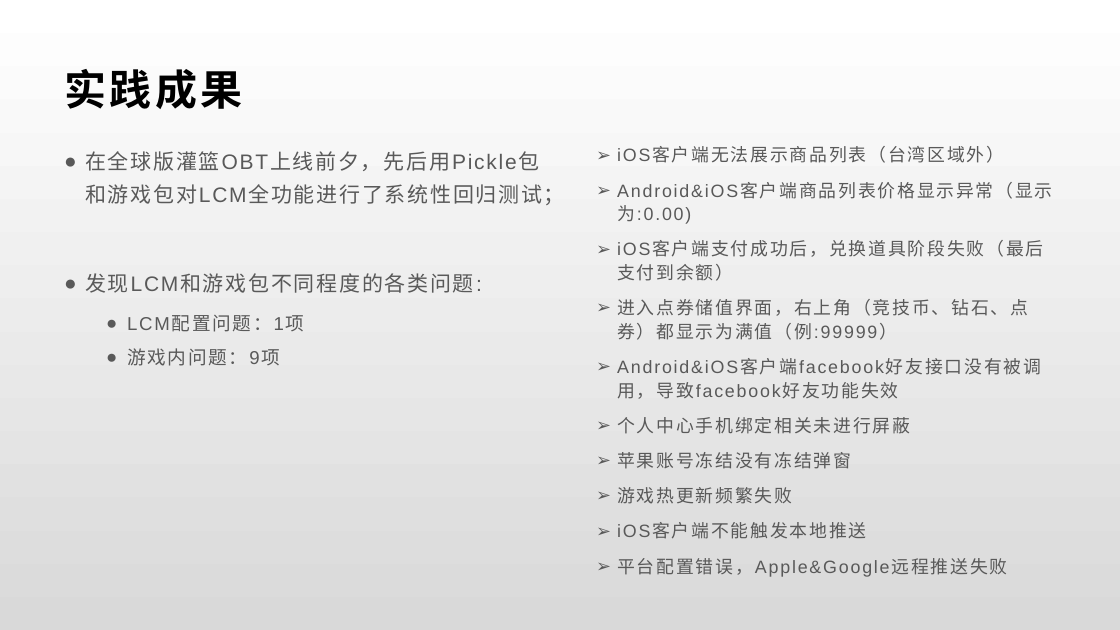
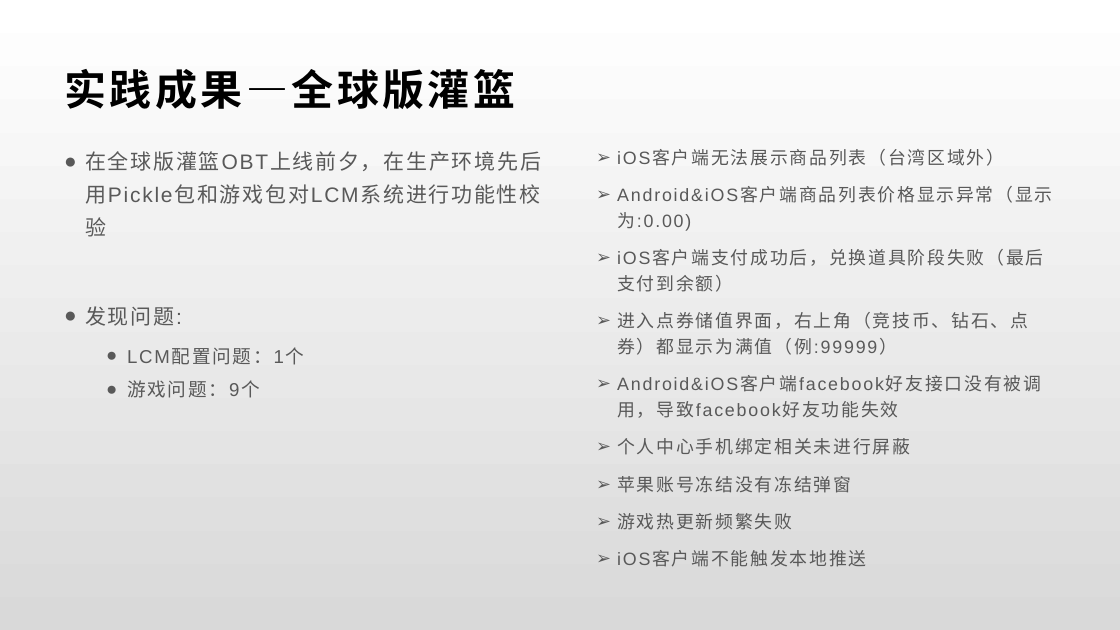
Before and after one commit to Rexixe1993/JavaScriptLesson, a slide deck: slide 4 of 全球版灌篮OBT复盘总结.pptx. Drawn at 1120x630 pixels with LibreOffice and Linux fonts; fonts in the diff are those of the drawing. Boxes give left, top, right and bottom in pixels: in the first picture for what was removed or moved away, otherwise in the second. Text is boxed around its words. In the diff, an @@ line names an element or a change of style, - is before the commit and + after.

Commit message:
就差最后一块内容

```diff
--- a/全球版灌篮OBT复盘总结.pptx
+++ b/全球版灌篮OBT复盘总结.pptx
@@ title at [64, 69, 515, 109]: text changed @@
-实践成果
+实践成果—全球版灌篮
@@ text "iOS客户端无法展示商品列表（台湾区域外）" at [617, 149, 1053, 530]: line spacing 1.1 to 1.2 @@
@@ text at [85, 151, 541, 398]: text changed @@
-● 在全球版灌篮OBT上线前夕，先后用Pickle包和游戏包对LCM全功能进行了系统性回归测试；
-● 发现LCM和游戏包不同程度的各类问题:
-  ● LCM配置问题：1项
-  ● 游戏内问题：9项
+● 在全球版灌篮OBT上线前夕，在生产环境先后用Pickle包和游戏包对LCM系统进行功能性校验
+● 发现问题:
+  ● LCM配置问题：1个
+  ● 游戏问题：9个
@@ text at [617, 558, 734, 575]: paragraph removed @@
-➢ 平台配置错误，Apple&Google远程推送失败
```
Also in this commit, not shown: 9 other slides changed, 2 slides added, 2 slides removed.
